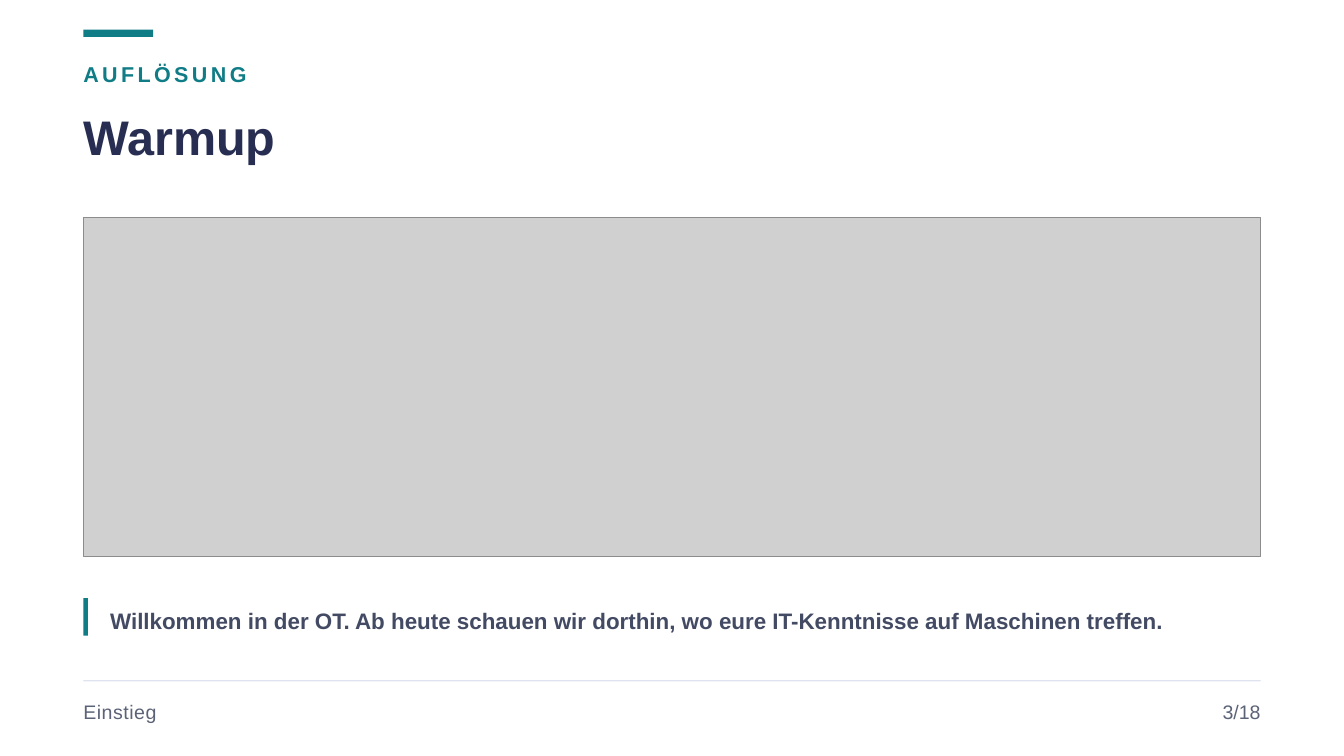
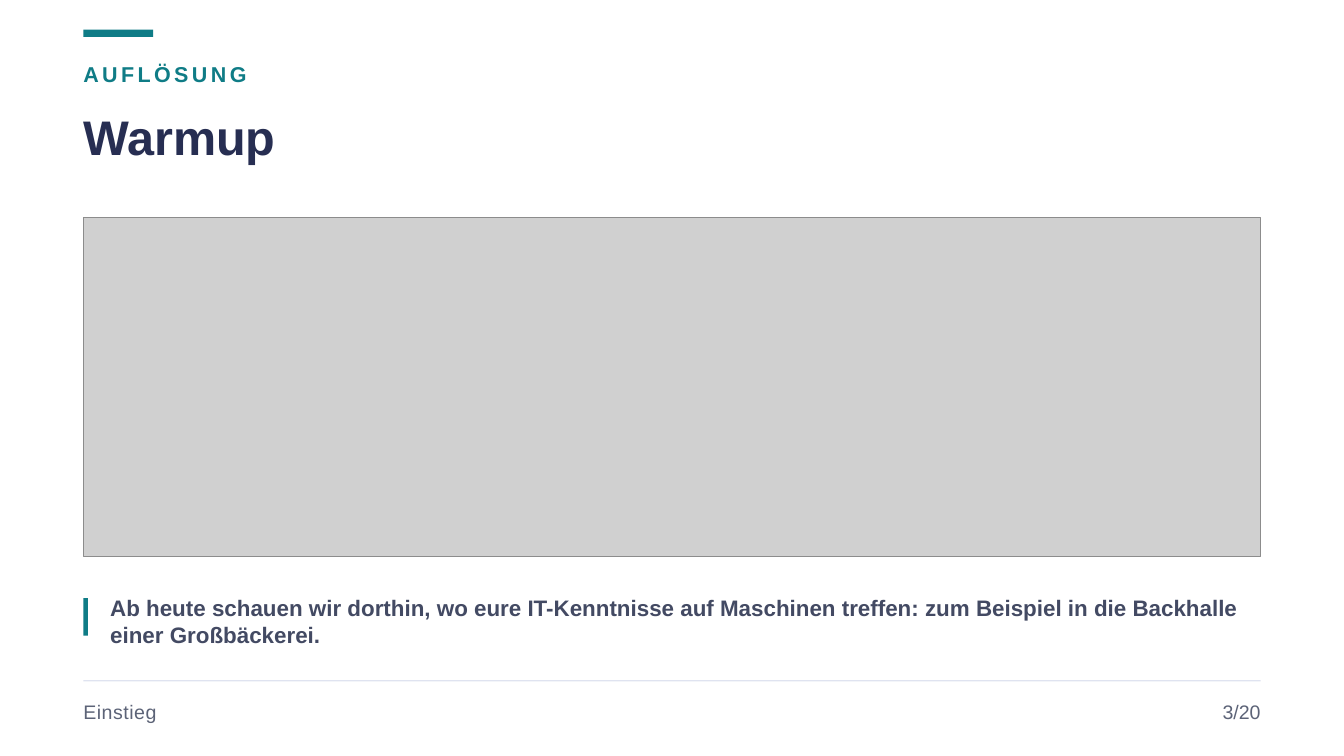
Before and after one commit to JacobMenge/kurs-unterlagen, a slide deck: slide 4 of folien/09-industrie-iot.pptx. Drawn at 1344x756 pixels with LibreOffice and Linux fonts; fonts in the diff are those of the drawing; grey boxes stand for pictures. Boxes give left, top, right and bottom in pixels: in the first picture for what was removed or moved away, otherwise in the second. Text is boxed around its words. In the diff, an @@ line names an element or a change of style, - is before the commit and + after.

```diff
--- a/folien/09-industrie-iot.pptx
+++ b/folien/09-industrie-iot.pptx
@@ text at (110,599,1237,643): text changed @@
-Willkommen in der OT. Ab heute schauen wir dorthin, wo eure IT-Kenntnisse auf Maschinen treffen.
+Ab heute schauen wir dorthin, wo eure IT-Kenntnisse auf Maschinen treffen: zum Beispiel in die Backhalle einer Großbäckerei.
@@ text at (1223,705,1261,719): text changed @@
-3/18
+3/20
```
Also in this commit, not shown: 19 other slides changed, 4 slides added, 1 slide removed, 7 other files.
